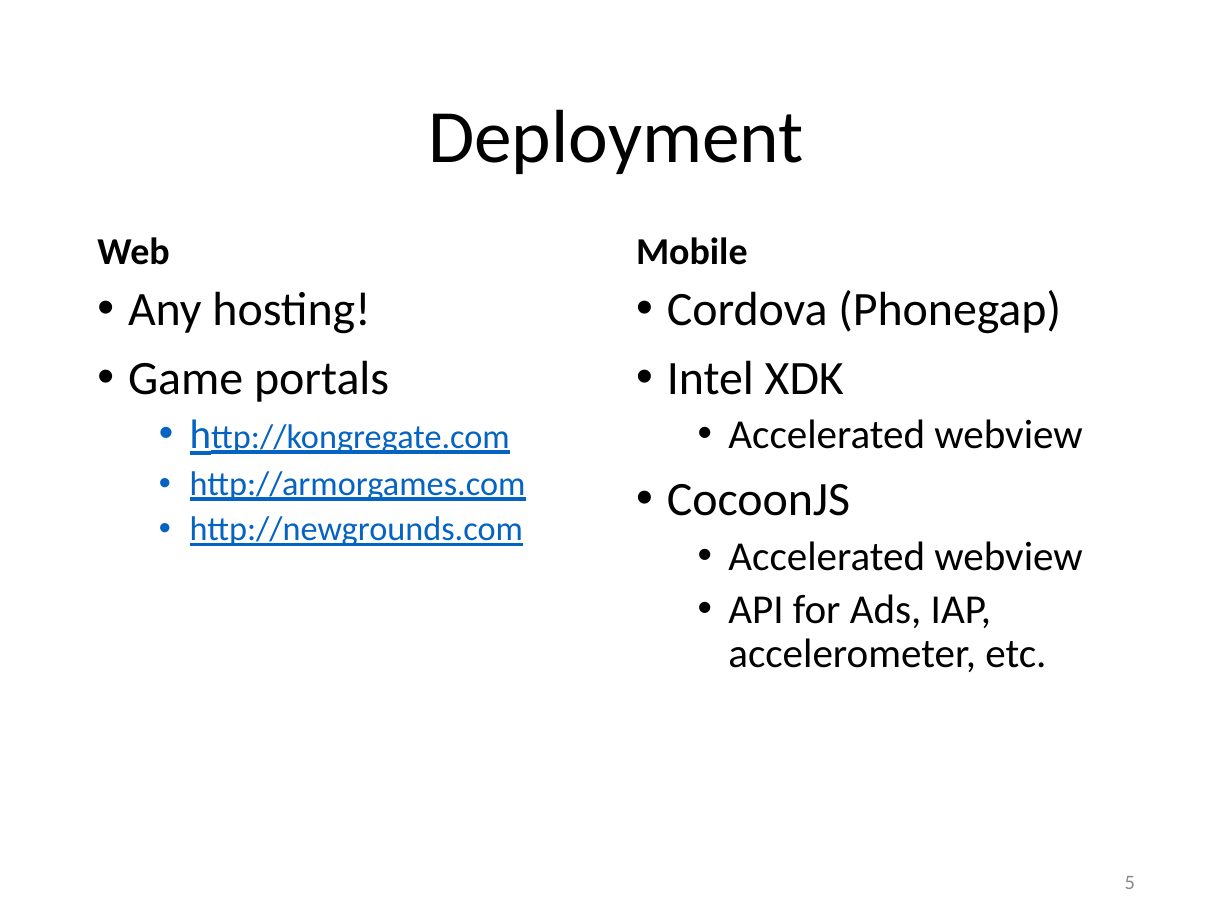
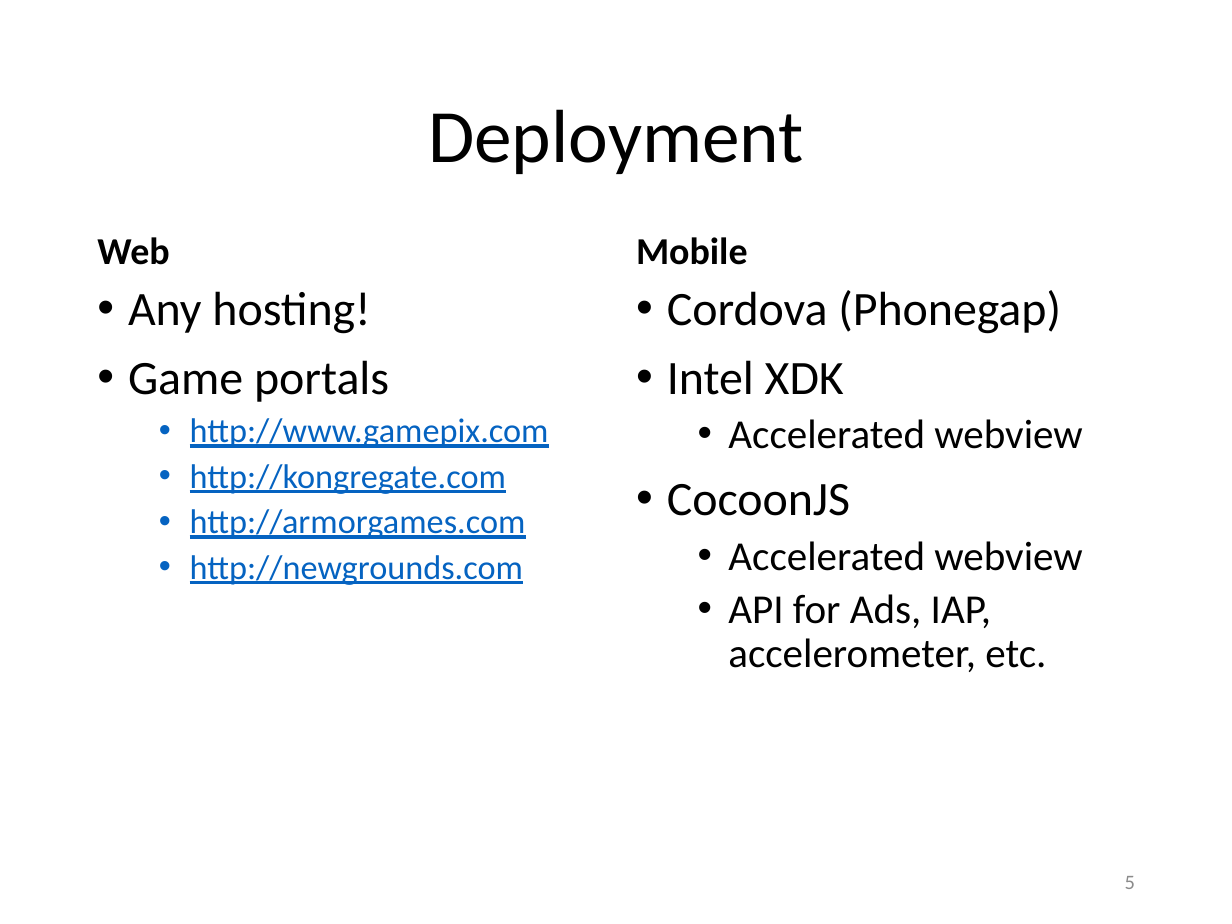
Before and after one commit to Lotti/codemotion2014, a slide deck: slide 5 of codemotion.pptx. Drawn at 1232x924 pixels with LibreOffice and Linux fonts; fonts in the diff are those of the drawing; background and template pictures are left out. Boxes give left, top, right and bottom in pixels: in the first picture for what was removed or moved away, otherwise in the second. Text is boxed around its words. In the diff, an @@ line names an element or a change of style, - is before the commit and + after.

```diff
--- a/codemotion.pptx
+++ b/codemotion.pptx
@@ text at (x1=190, y1=418, x2=549, y2=448): paragraph added @@
+  • http://www.gamepix.com
@@ text at (x1=190, y1=464, x2=506, y2=494): size 24 to 20 pt in "http://kongregate.com" @@
```
Also in this commit, not shown: 4 other slides changed, 2 slides added, 1 other file.
